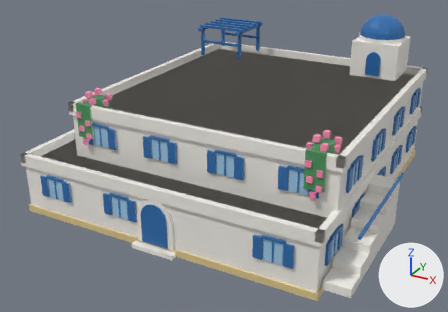
One commit to the glTF model assets/managed-models/buildings/house-2x2-2f-aegean-a/house-2x2-2f-aegean-a.glb: the scene before it, then after it.
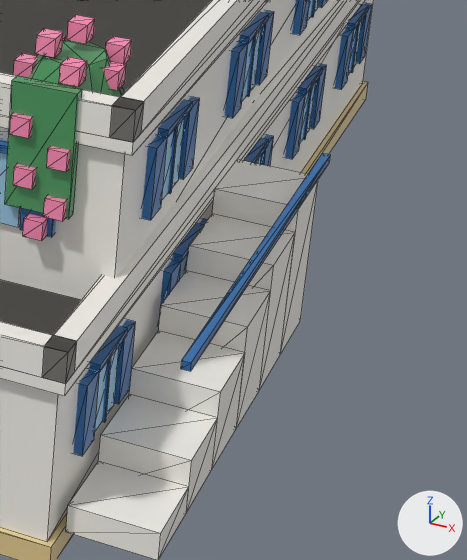
Old and new are each drawn whole from a camera (50 mm lens) standing at (1.62, -3.28, 1.8) and looking at (-0.09, -0.18, 0.25) and again close up on the part from 67% to 100% of the width and 40% to 96% of the height. Arrows for +X, +Y and +Z are at lower right; the lights stay in place. The last two pictures show the newer version. The close-ups show mesh edges as thin lines. Vertices at exactly the same position are counted once.

The first close-up shows 'house-2x2-2f-aegean-a'.
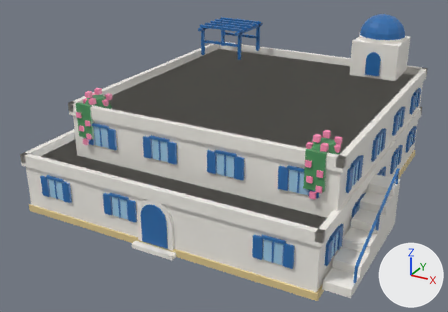
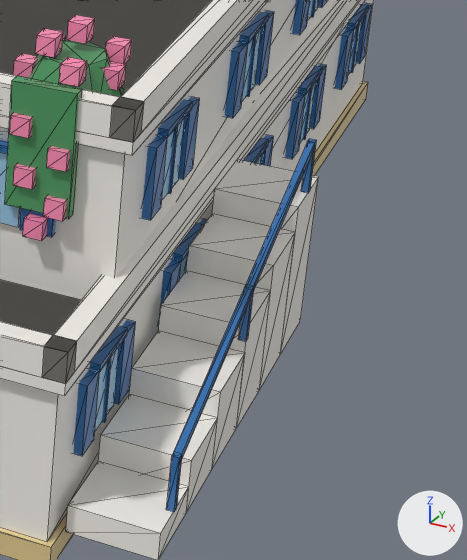
The edits, one by one:
me_house_2x2_2f_aegean_a is used by ob_house_2x2_2f_aegean_a; location (0.0, 0.0, 0.0).
me_house_2x2_2f_aegean_a had 1957 vertices, 3052 faces and spanned x -1.0..0.99, y -1.0..1.0, z 0.0..1.03.
me_house_2x2_2f_aegean_a now has 1981 vertices, 3088 faces and spans x -1.0..0.99, y -1.0..1.0, z 0.0..1.03.
me_house_2x2_2f_aegean_a part 1: the loose piece of 8 vertices spanning x 0.97..0.99, y -0.85..-0.07, z 0.32..0.33 is turned 19.7 degrees about the x axis through its middle and scaled by 0.885, then moved by (0.0, -0.07, -0.04).
me_house_2x2_2f_aegean_a part 2: a new loose piece, a box spanning x 0.974..0.986, y -0.856..-0.844, z 0.087..0.179, in mat_m_house_2x2_2f_aegean_a.
me_house_2x2_2f_aegean_a part 3: a new loose piece, a box spanning x 0.974..0.986, y -0.531..-0.519, z 0.203..0.295, in mat_m_house_2x2_2f_aegean_a.
me_house_2x2_2f_aegean_a part 4: a new loose piece, a box spanning x 0.974..0.986, y -0.206..-0.194, z 0.32..0.412, in mat_m_house_2x2_2f_aegean_a.

What differs and where, as boxes [x1, y1, x2, y2] in the close-ups (467 x 560 px; the box of a moved part takes in the faces that stretch with it):
part 1 of me_house_2x2_2f_aegean_a, moved or reshaped
    before: [181, 153, 330, 371]
    after: [173, 142, 315, 460]
part 2 of me_house_2x2_2f_aegean_a, added (blue)
    after: [166, 455, 182, 512]
part 3 of me_house_2x2_2f_aegean_a, added
    after: [238, 287, 254, 341]
part 4 of me_house_2x2_2f_aegean_a, added
    after: [301, 139, 317, 193]
